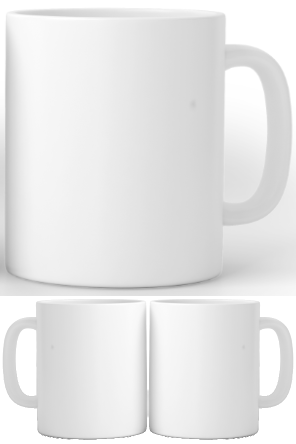
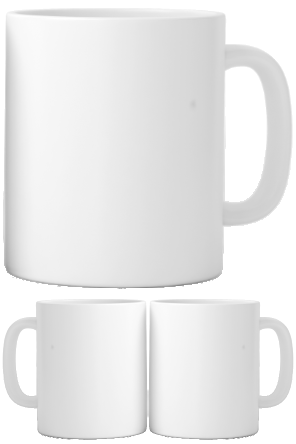
Revision of a layered 296px x 444px image; what changed, layer by layer:
painted on "mug_side_R.png" over [0, 7, 296, 296]
